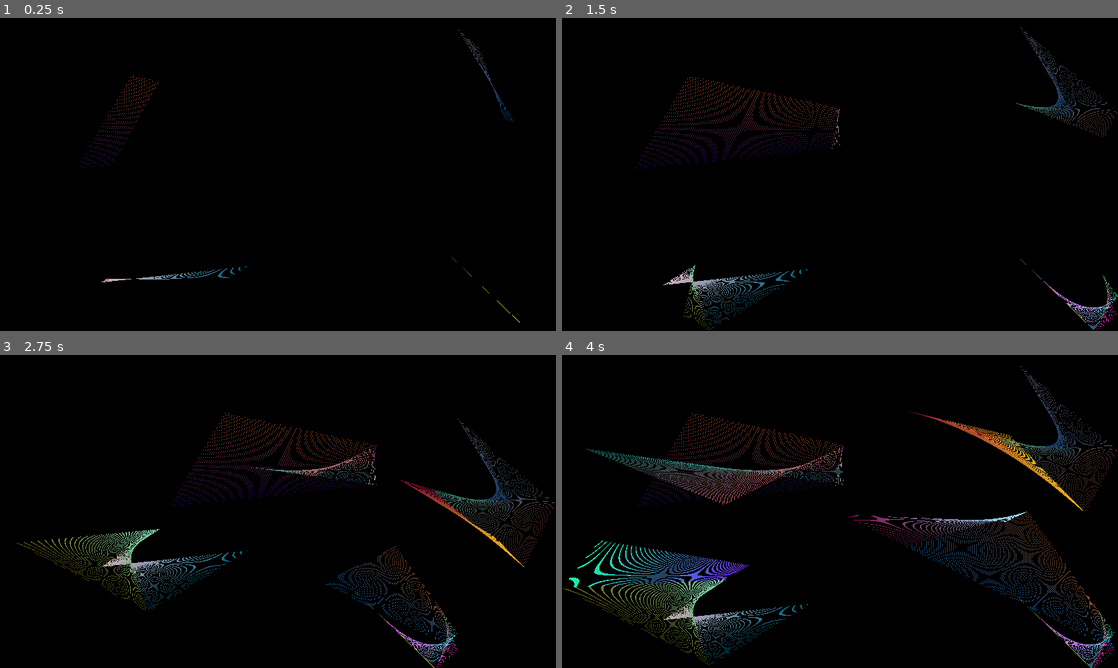
Above: before the commit, frames 1-4 (two rows, left to right).
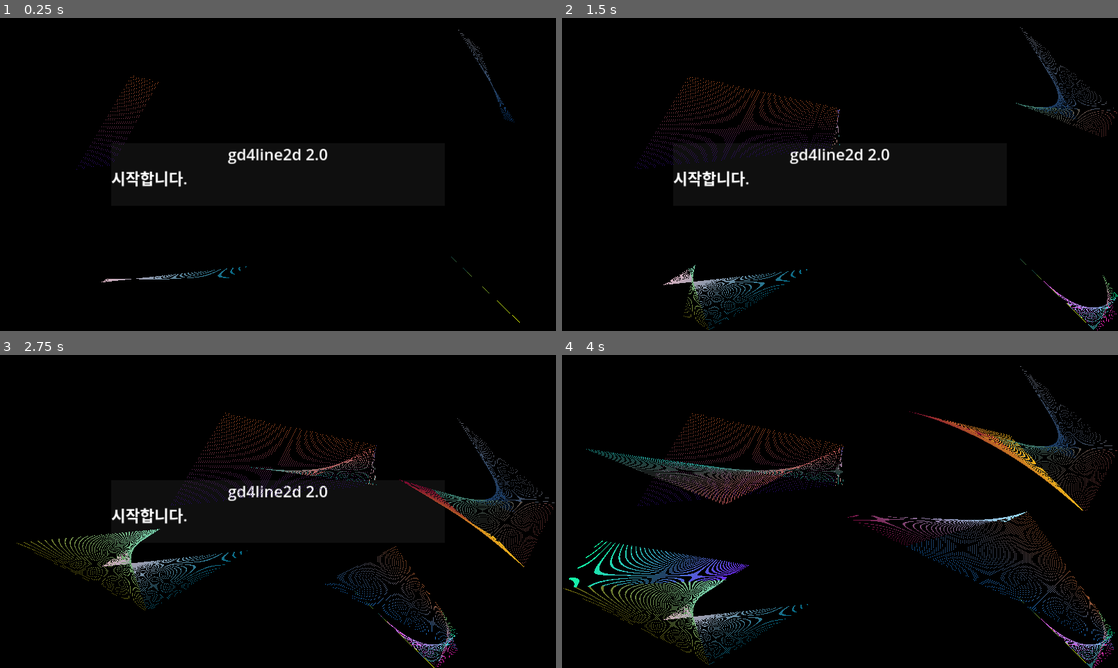
Above: after the commit, the same moments.

Repository: kasworld/gd4line2d
Game: Godot game, scene res://main.tscn
Same seed, same stepped clock (60 frames per second), same inputs: the game is played once before the commit and once after it.
Inputs:
- Up to frame 1 (0.25 s): no input
- Up to frame 2 (1.5 s): tap Enter at 0.5 s; tap Space at 0.77 s
- Up to frame 3 (2.75 s): tap Space at 1.52 s
- Up to frame 4 (4 s): tap Space at 3.02, 3.77 s

The runs differ from the first frame. In frame 1, 0.8% of the frame differs, in the area x 20-59%, y 41-54%; in frame 2, 0.8%; in frame 3, 0.7%; in frame 4, nothing differs.

Commit message:
add timed message

Diff:
--- a/ani_move/ani_move.gd
+++ b/ani_move/ani_move.gd
@@ -4,6 +4,7 @@
 var state = 0
 var begin_tick = 0
 var period = 1.0
+var remain_step :int
 
 func toggle()->void:
 	if enabled:
@@ -14,9 +15,13 @@
 func start(p :float = 1)->void:
 	period = p
 	enabled = true
-	state = 0
 	begin_tick = Time.get_unix_time_from_system()
 	$Timer.start(period)
+
+# auto stop after step state change
+func start_with_step(step :int, p :float = 1, )->void:
+	remain_step = step
+	start(p)
 
 func stop()->void:
 	enabled = false
@@ -41,3 +46,6 @@
 func _on_timer_timeout() -> void:
 	state += 1
 	begin_tick = Time.get_unix_time_from_system()
+	if remain_step > 0 :
+		remain_step -= 1
+		stop()
--- a/main.gd
+++ b/main.gd
@@ -30,6 +30,11 @@
 	half_size = draw_area.get_center()
 #	make_1()
 	make_4()
+
+	var msgrect = Rect2( draw_area.size.x * 0.2 ,draw_area.size.y * 0.4 , draw_area.size.x * 0.6 , draw_area.size.y * 0.2   )
+	$TimedMessage.init(msgrect, tr("gd4line2d 2.0"))
+	$TimedMessage.show_message("시작합니다.")
+
 
 func make_mv_ln(line_count :int, point_count:int, draw_area :Rect2):
 	var mvln = line_scene.instantiate()
--- a/main.tscn
+++ b/main.tscn
@@ -1,9 +1,12 @@
-[gd_scene load_steps=3 format=3 uid="uid://ck82ypijo2k53"]
+[gd_scene load_steps=4 format=3 uid="uid://ck82ypijo2k53"]
 
 [ext_resource type="Script" path="res://main.gd" id="1_jg4by"]
 [ext_resource type="PackedScene" uid="uid://bf1vkxi8i0lm1" path="res://ani_move/ani_move.tscn" id="2_qmpi8"]
+[ext_resource type="PackedScene" uid="uid://c6cct2gj2a3im" path="res://timed_message/timed_message.tscn" id="3_3sujh"]
 
 [node name="Main" type="Node2D"]
 script = ExtResource("1_jg4by")
 
 [node name="AniMove" parent="." instance=ExtResource("2_qmpi8")]
+
+[node name="TimedMessage" parent="." instance=ExtResource("3_3sujh")]
--- /dev/null
+++ b/timed_message/timed_message.gd
@@ -0,0 +1,15 @@
+extends PanelContainer
+
+func init(rt :Rect2, ver :String)->void:
+	position = rt.position
+	size = rt.size
+	$VBoxContainer/VersionLabel.text = ver
+	theme.default_font_size = rt.size.y /4
+
+func show_message(msg :String, sec :float = 3)->void:
+	$VBoxContainer/Label.text = msg
+	visible = true
+	$Timer.start(sec)
+
+func _on_timer_timeout() -> void:
+	visible = false
--- /dev/null
+++ b/timed_message/timed_message.tres
@@ -0,0 +1,6 @@
+[gd_resource type="Theme" load_steps=2 format=3 uid="uid://c2mukxm1c10ti"]
+
+[sub_resource type="SystemFont" id="SystemFont_bejao"]
+
+[resource]
+default_font = SubResource("SystemFont_bejao")
--- /dev/null
+++ b/timed_message/timed_message.tscn
@@ -0,0 +1,29 @@
+[gd_scene load_steps=3 format=3 uid="uid://c6cct2gj2a3im"]
+
+[ext_resource type="Script" path="res://timed_message/timed_message.gd" id="1_4npvt"]
+[ext_resource type="Theme" uid="uid://c2mukxm1c10ti" path="res://timed_message/timed_message.tres" id="1_d10pc"]
+
+[node name="TimedMessage" type="PanelContainer"]
+offset_right = 358.0
+offset_bottom = 62.0
+size_flags_horizontal = 3
+size_flags_vertical = 3
+theme = ExtResource("1_d10pc")
+script = ExtResource("1_4npvt")
+
+[node name="Timer" type="Timer" parent="."]
+
+[node name="VBoxContainer" type="VBoxContainer" parent="."]
+layout_mode = 2
+
+[node name="VersionLabel" type="Label" parent="VBoxContainer"]
+layout_mode = 2
+text = "version string here"
+horizontal_alignment = 1
+vertical_alignment = 1
+
+[node name="Label" type="RichTextLabel" parent="VBoxContainer"]
+layout_mode = 2
+size_flags_vertical = 3
+
+[connection signal="timeout" from="Timer" to="." method="_on_timer_timeout"]
